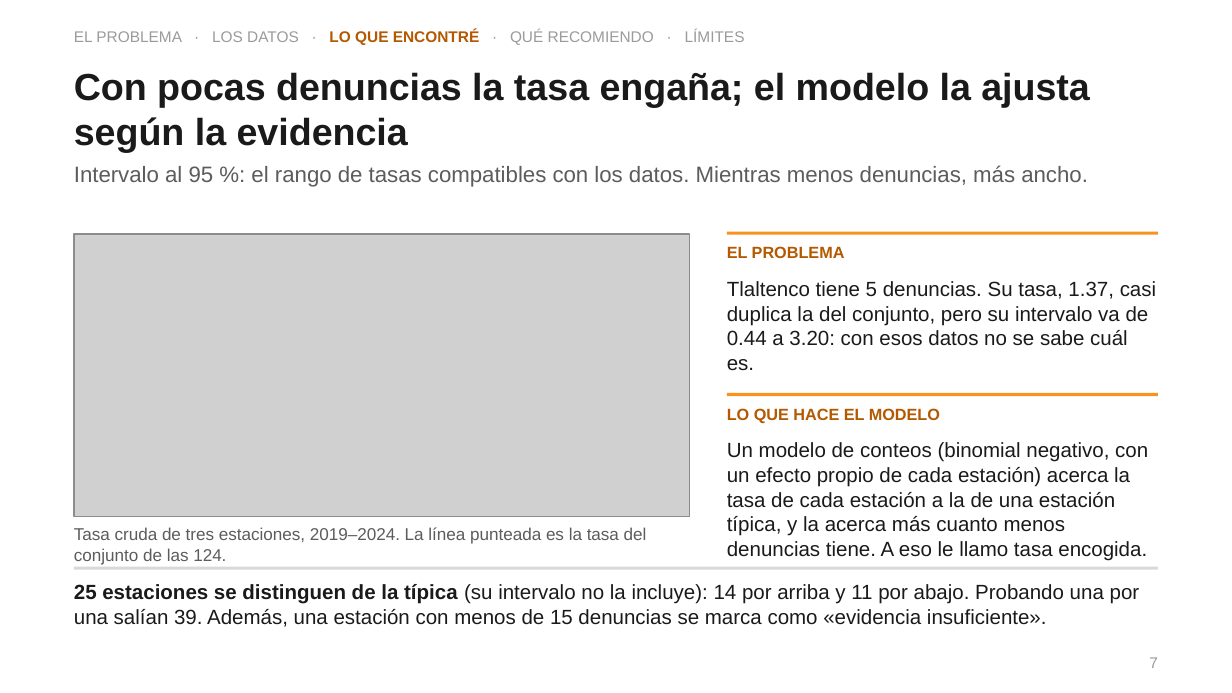
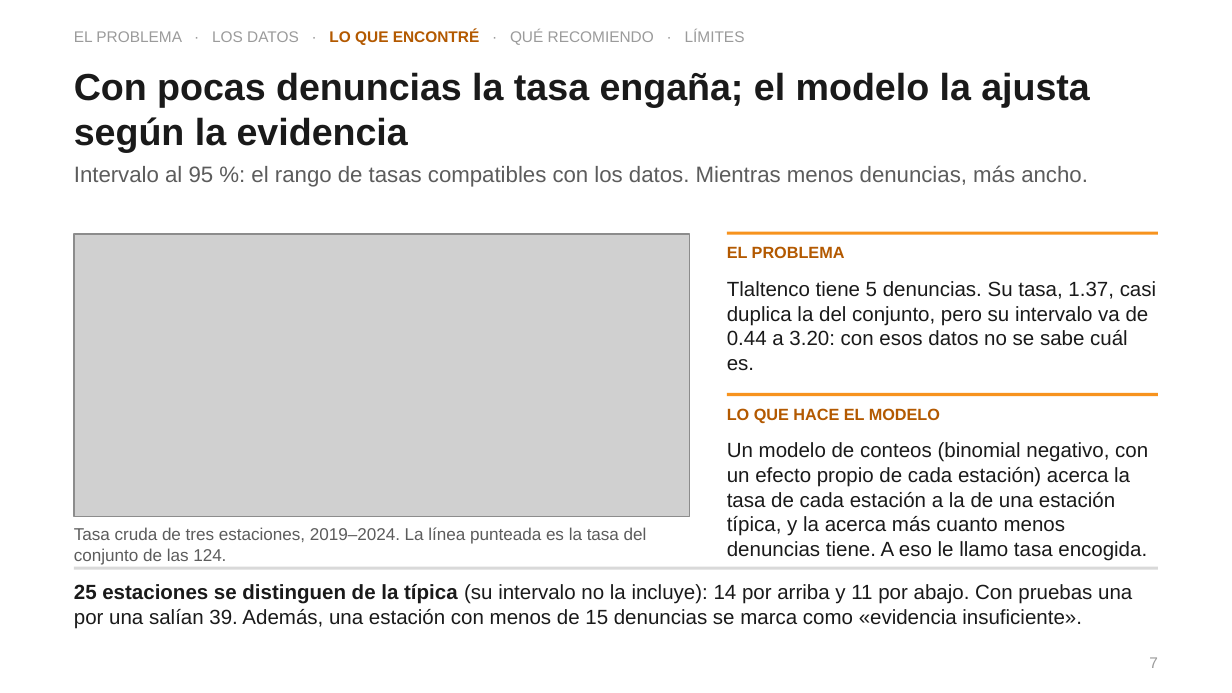
Before and after one commit to sebastiancordoba/caso-inseguridad-cdmx, a slide deck: slide 7 of docs/presentacion/presentacion.pptx. Drawn at 1232x693 pixels with LibreOffice and Linux fonts; fonts in the diff are those of the drawing; grey boxes stand for pictures. Boxes give left, top, right and bottom in pixels: in the first picture for what was removed or moved away, otherwise in the second. Text is boxed around its words. In the diff, an @@ line names an element or a change of style, - is before the commit and + after.

```diff
--- a/docs/presentacion/presentacion.pptx
+++ b/docs/presentacion/presentacion.pptx
@@ text at <box>74,584,1132,629</box>: text changed @@
-25 estaciones se distinguen de la típica (su intervalo no la incluye): 14 por arriba y 11 por abajo. Probando una por una salían 39. Además, una estación con menos de 15 denuncias se marca como «evidencia insuficiente».
+25 estaciones se distinguen de la típica (su intervalo no la incluye): 14 por arriba y 11 por abajo. Con pruebas una por una salían 39. Además, una estación con menos de 15 denuncias se marca como «evidencia insuficiente».
```
Also in this commit, not shown: 5 other slides changed, 6 other files.
